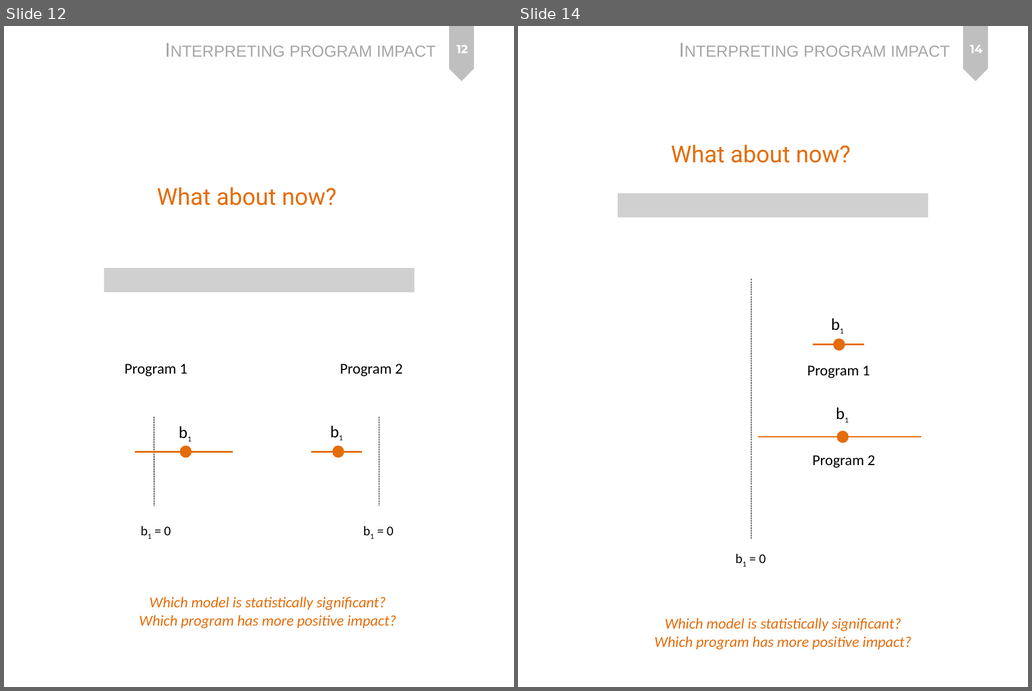
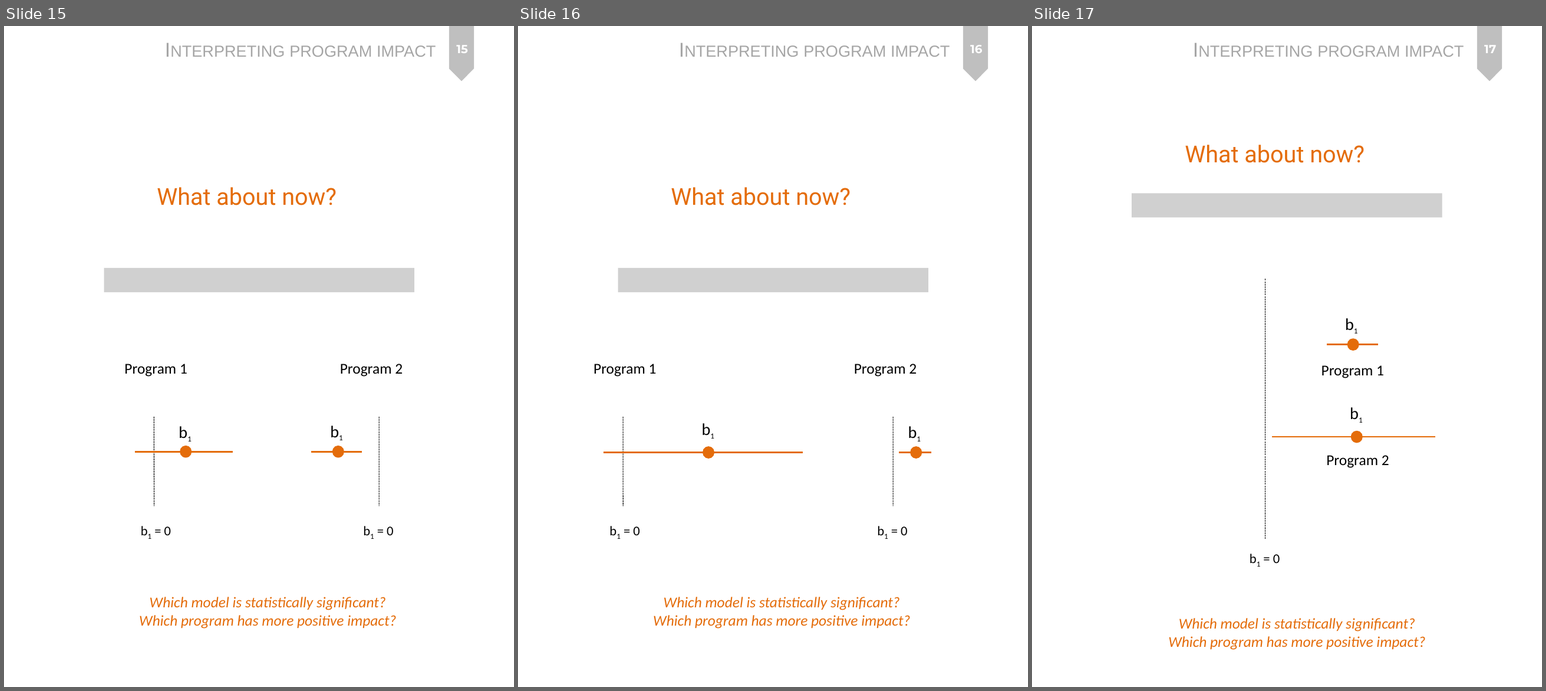
Before and after one commit to DS4PS/cpp-523-fall-2019, a slide deck: lectures/p-05-program-impact.pptx. Shown side by side, each under a label of ours: slides 12 and 14 before the commit, slides 15, 16 and 17 after it; the slides between them are not shown. The pictures are 1032x691 and 1546x691 pixels, drawn with LibreOffice and Linux fonts; fonts in the diff are those of the drawing; grey boxes stand for pictures. Boxes give left, top, right and bottom in pixels: in the first picture for what was removed or moved away, otherwise in the second. Text is boxed around its words. In the diff, an @@ line names an element or a change of style, - is before the commit and + after.

```diff
--- a/lectures/p-05-program-impact.pptx
+++ b/lectures/p-05-program-impact.pptx
@@ slide 16 added at box(518, 26, 1028, 687), background #FFFFFF; not listed: 2 template elements that a slide beside it also shows @@
@@ page number added at box(971, 45, 982, 53), 14 pt, text #FFFFFF, bold @@
+16
@@ text added at box(671, 187, 851, 205), 28 pt, text #E46C0A @@
+What about now?
@@ picture added at box(618, 268, 929, 292) @@
@@ text added at box(594, 363, 657, 376), 18 pt, text #000000 @@
+Program 1
@@ text added at box(854, 363, 917, 376), 18 pt, text #000000 @@
+Program 2
@@ text added at box(696, 415, 721, 441), 20 pt, text #000000 @@
+b1
@@ line added from (623, 416) to (623, 506), #000000 0.75 pt dashed @@
@@ line added from (893, 416) to (893, 506), #000000 0.75 pt dashed @@
@@ text added at box(902, 418, 927, 444), 20 pt, text #000000 @@
+b1
@@ ellipse added at box(703, 447, 714, 458), fill #E46C0A, outline #E46C0A 2 pt @@
@@ ellipse added at box(912, 447, 922, 458), fill #E46C0A, outline #E46C0A 2 pt @@
@@ line added from (604, 453) to (803, 453), #E46C0A 2 pt @@
@@ line added from (899, 453) to (932, 453), #E46C0A 2 pt @@
@@ text added at box(633, 526, 640, 535), 16 pt, text #000000 @@
+b1 = 0
@@ text added at box(901, 526, 907, 535), 16 pt, text #000000 @@
+b1 = 0
@@ text added at box(653, 597, 910, 628), 18 pt, text #E46C0A, italic @@
+Which model is statistically significant?
+Which program has more positive impact?
@@ what was slide 12 is now slide 15 @@
@@ page number at box(457, 45, 468, 53): text changed @@
-12
+15
@@ what was slide 14 is now slide 17 @@
@@ page number at box(1485, 45, 1496, 53): text changed @@
-14
+17
```
Also in this commit, not shown: 1 slide changed, 2 other slides added, 24 other files.
